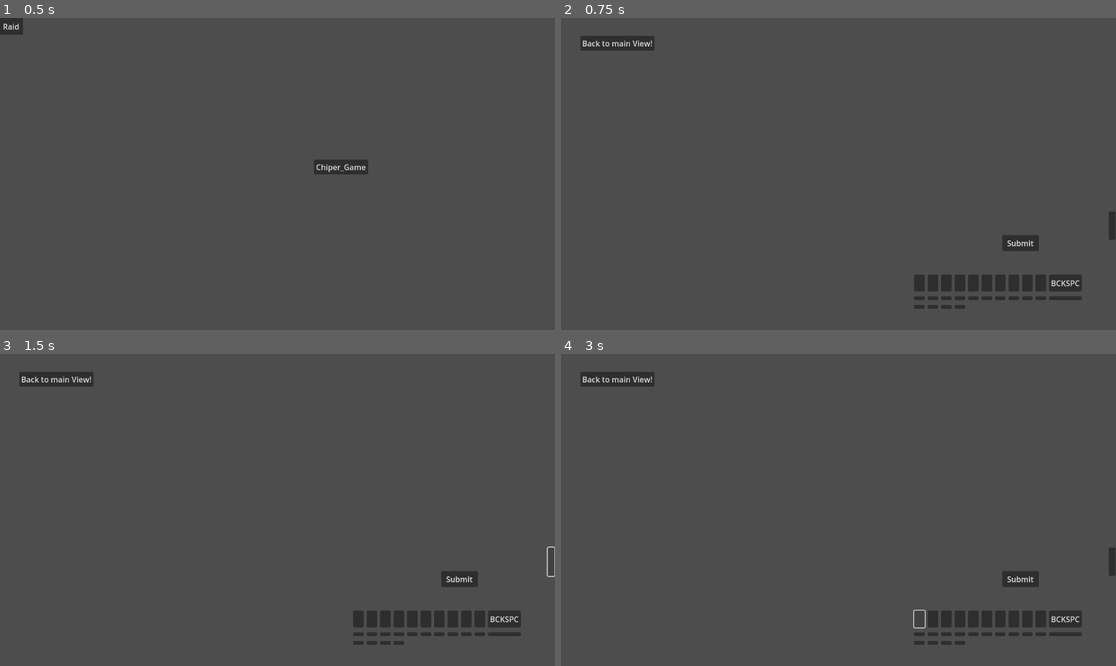
Above: before the commit, frames 1-4 (two rows, left to right).
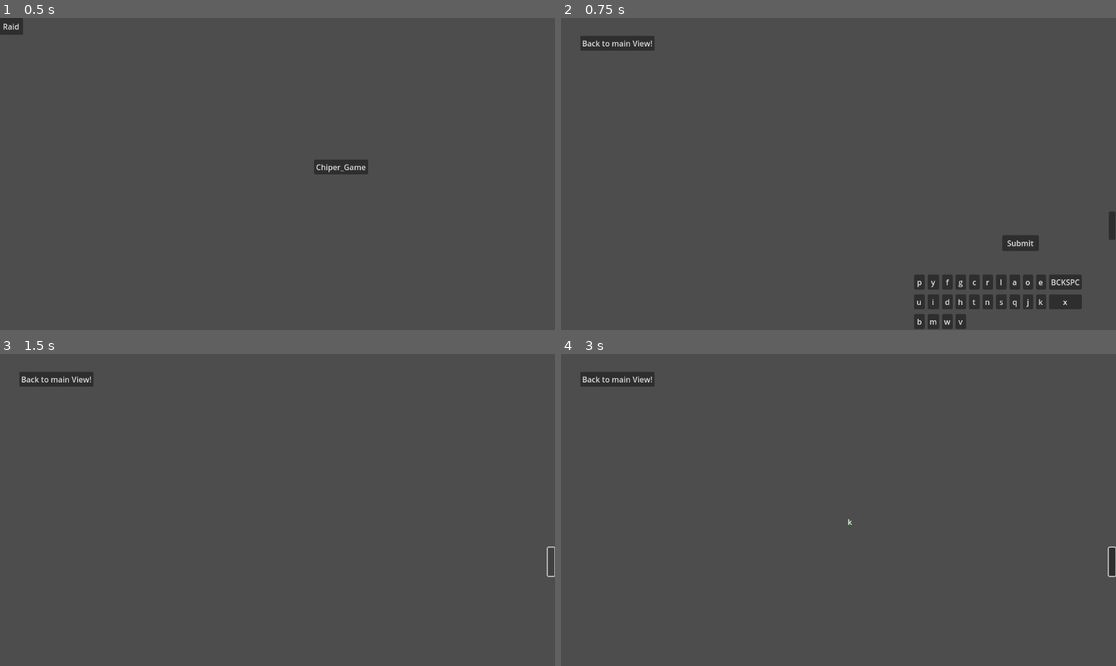
Above: after the commit, the same moments.

Repository: GRLT/Chropromet
Game: Godot game, scene res://Scenes/Main_Scenes/Main_Node.tscn
The game is run twice, just before and just after one commit, with the same random seed, the same clock (stepped at 60 frames per second) and the same inputs. The project has no main scene, so this scene is started directly.
Inputs (mouse positions are in pixels of both pictures, inside the frame that each line leads up to):
- Up to frame 1 (0.5 s): no input
- Up to frame 2 (0.75 s): click "Chiper_Game" at 0.5 s
- Up to frame 3 (1.5 s): click (549, 563) at 1.25 s
- Up to frame 4 (3 s): click (1021, 578) at 2 s, where only the run before the commit has a clickable "Submit"; click (921, 619) at 2.77 s

Frame 1 is identical in both runs. In frame 2, 1.4% of the frame differs, in the area x 63-94%, y 82-100%; in frame 3, 1.9%; in frame 4, 1.9%, in the area x 51-100%, y 52-94%.
Error before the commit: Parse Error: Identifier "ProblemGenerator" not declared in the current scope. (res://Scripts/View/Chiper_Radio_View.gd:21)

Commit message:
Can call Raid from GameManager, Randomizes keyboard layout

Diff:
--- a/Scripts/Problem_Generator.gd
+++ b/Scripts/Problem_Generator.gd
@@ -4,35 +4,61 @@
 #between instructions. This should be the game.
 #
 
-#@onready var radio_view = get_node("MainGame/ChiperRadioView")
-
 const TIME_BETWEEN_PROBLEMS = 2
 
 signal chiper(problems)
-
+signal keyboard_layout(layout)
+signal active_raid(duration)
 
 var problem_timer := Timer.new()
-
+var signal_setup := Timer.new()
+var raid_timer := Timer.new()
 var problems = []
+var raid_queue
+var layout = ["qwerty", "dvorak", "azerty"]
 
 
 func _ready():
+
 	add_child(problem_timer)
 	problem_timer.one_shot = false
 	problem_timer.start(TIME_BETWEEN_PROBLEMS)
 	problem_timer.timeout.connect(on_problem_timer_timeout)
 
-	#Connections from Views
-	#radio_view.stat.connect(radio_callback)
+	add_child(signal_setup)
+	signal_setup.one_shot = true
+	signal_setup.start(0.1)
+	signal_setup.timeout.connect(setup)
 
-	#This probably needs some kinds of threading, because I want to
-	#be able to generate multiple problems that cloud queue up.
-	chiper_message("az")
+	add_child(raid_timer)
+
+
+
+
+	chiper_message("qxfv")
+	#Implement for other gamemodes
+	raid(5, 10)
 	chiper_message("af")
+	chiper_message("message")
+	#raid(2, 5)
+	chiper_message("message")
 	#chiper_message("av")
 
-func radio_callback():
-	print("Arrived from Radio_View")
+
+func raid(raid_start, duration):
+
+
+	raid_timer.one_shot = true
+	raid_timer.start(raid_start)
+	print(raid_timer.time_left)
+	raid_timer.timeout.connect(raid_timer_timeout.bind(duration))
+
+
+func raid_timer_timeout(duration):
+	print(duration)
+	if emit_signal("active_raid", duration) == ERR_UNAVAILABLE:
+		print("Failed to send active_raid signal!")
+
 
 func chiper_message(message: String):
 	#var chiper_random = randi_range(-24, 24)
@@ -40,10 +66,12 @@
 	problems.push_back(chiper_obj)
 
 
+func setup():
+	if emit_signal("keyboard_layout", layout.pick_random()) == ERR_UNAVAILABLE:
+		print("Failed to send keyboard_layout signal!")
 
 func on_problem_timer_timeout():
-	connect("stats", radio_callback)
 	if problems.size() > 0:
-		print("Sending Signal chiper")
+		#print("Sending Signal chiper")
 		emit_signal("chiper", problems[0])
 		problems.pop_front()
--- a/project.godot
+++ b/project.godot
@@ -13,3 +13,7 @@
 config/name="Chropromet"
 config/features=PackedStringArray("4.2", "Forward Plus")
 config/icon="res://icon.svg"
+
+[autoload]
+
+ProblemGenerator="*res://Scripts/Problem_Generator.gd"
